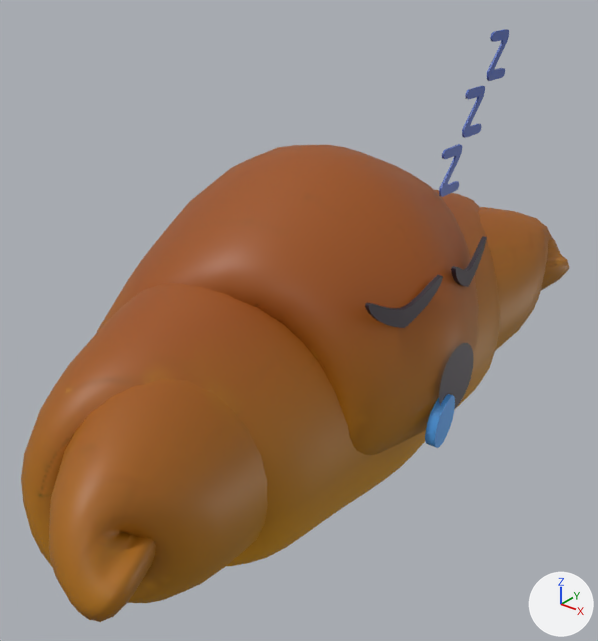
The glTF model SilnikZTGK/CookingStation/Assets/models/skladniki/chleb/chleb2.gltf, before and after one commit.
Before and after are seen from a 50 mm camera at (1.024, -1.266, 0.92) aimed at (0.039, -0.035, 0.157). Every picture has the same lights, and +X, +Y and +Z are marked at lower right. The first picture is the older version. Where no turn or scale is listed for an object, it has been applied to the vertices. Vertices at exactly the same position are counted once.

Before the edit, the objects in view are built like this:
```python
ob_circle = bpy.data.objects.new('Circle', me_circle)
ob_circle.location = (0.0, 0.0, 0.0)
ob_circle_001 = bpy.data.objects.new('Circle.001', me_circle_001)
ob_circle_001.location = (0.286, 0.0, 0.0)
ob_cube = bpy.data.objects.new('Cube', me_cube_001)
ob_cube.location = (0.0, 0.0, 0.0)
ob_plane = bpy.data.objects.new('Plane', me_plane)
ob_plane.location = (0.0, 0.0, 0.0)
ob_plane_001 = bpy.data.objects.new('Plane.001', me_plane_001)
ob_plane_001.location = (0.0, 0.0, 0.0)
ob_plane_002 = bpy.data.objects.new('Plane.002', me_plane_002)
ob_plane_002.location = (0.0, 0.0, 0.0)
ob_plane_003 = bpy.data.objects.new('Plane.003', me_plane_003)
ob_plane_003.location = (0.0, 0.0, 0.0)
```
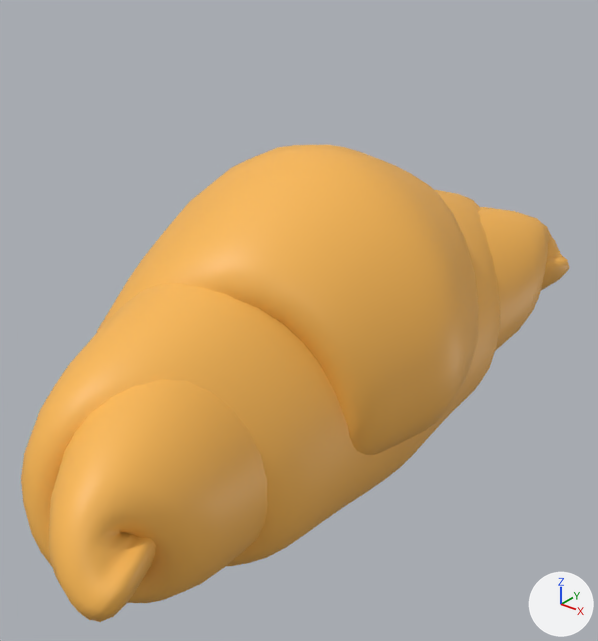
Location of each change, [x1, y1, x2, y2] in pixels of the pictures (598 x 641 px):
'Plane', recoloured, surface changed (brown to orange)
    both: [21, 145, 569, 622]
'Cube', deleted
    before: [365, 236, 487, 328]
'Circle', deleted
    before: [439, 343, 474, 409]
'Circle.001', deleted (blue)
    before: [425, 394, 455, 448]
'Plane.001', deleted (blue)
    before: [439, 144, 462, 197]
'Plane.002', deleted (blue)
    before: [462, 86, 485, 138]
'Plane.003', deleted (blue)
    before: [487, 29, 509, 81]

What changed in the scene script:
```text
Add mat_material_002:
    mat_material_002 = principled_material('Material.002')
    mat_material_002.texture = img_palette_png
Change me_plane:
    where me_plane.from_pydata(...)  # 3490 vertices, 6976 faces; spans x -0.36..0.4, y -0.8..0.8, z -0.25..0.52
    used by ob_plane; location = (0.0, 0.0, 0.0)
    remove me_plane.materials.append(mat_material)  # picture img_chleb
    me_plane part 1: texture (UV) coordinates of 6976 of 6976 faces, centred in x -0.35..0.39, y -0.8..0.8, z -0.25..0.52, changed; they spanned u 0.0..0.99, v 0.0..1.0 and now span u 0.91..0.95, v 0.43..0.46
    add me_plane.materials.append(mat_material_002)  # picture img_palette_png
Remove ob_cube:
    ob_cube = bpy.data.objects.new('Cube', me_cube_001)
    ob_cube.location = (0.0, 0.0, 0.0)
Remove ob_circle:
    ob_circle = bpy.data.objects.new('Circle', me_circle)
    ob_circle.location = (0.0, 0.0, 0.0)
Remove ob_plane_001:
    ob_plane_001 = bpy.data.objects.new('Plane.001', me_plane_001)
    ob_plane_001.location = (0.0, 0.0, 0.0)
Remove ob_plane_002:
    ob_plane_002 = bpy.data.objects.new('Plane.002', me_plane_002)
    ob_plane_002.location = (0.0, 0.0, 0.0)
Remove ob_plane_003:
    ob_plane_003 = bpy.data.objects.new('Plane.003', me_plane_003)
    ob_plane_003.location = (0.0, 0.0, 0.0)
Remove ob_circle_001:
    ob_circle_001 = bpy.data.objects.new('Circle.001', me_circle_001)
    ob_circle_001.location = (0.286, 0.0, 0.0)
```
